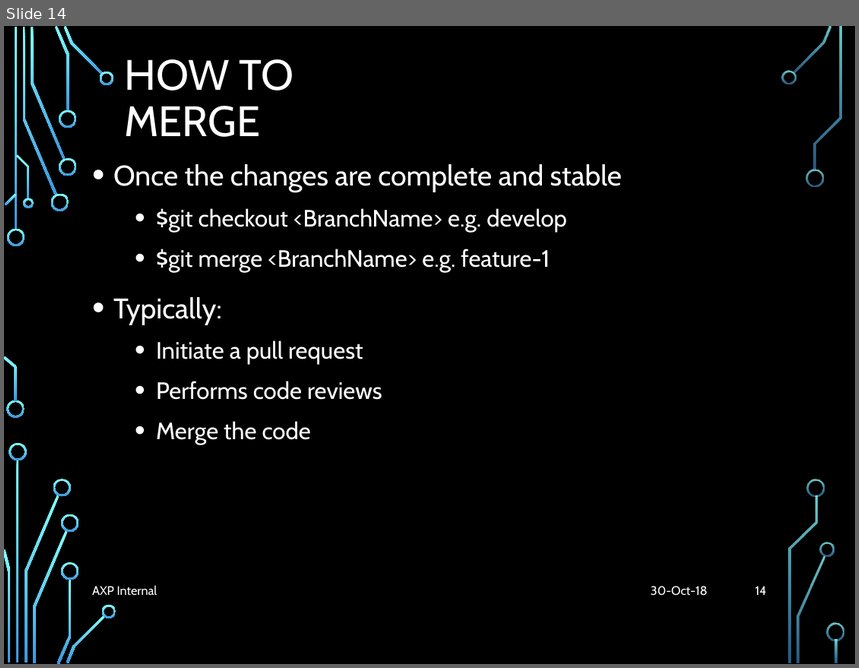
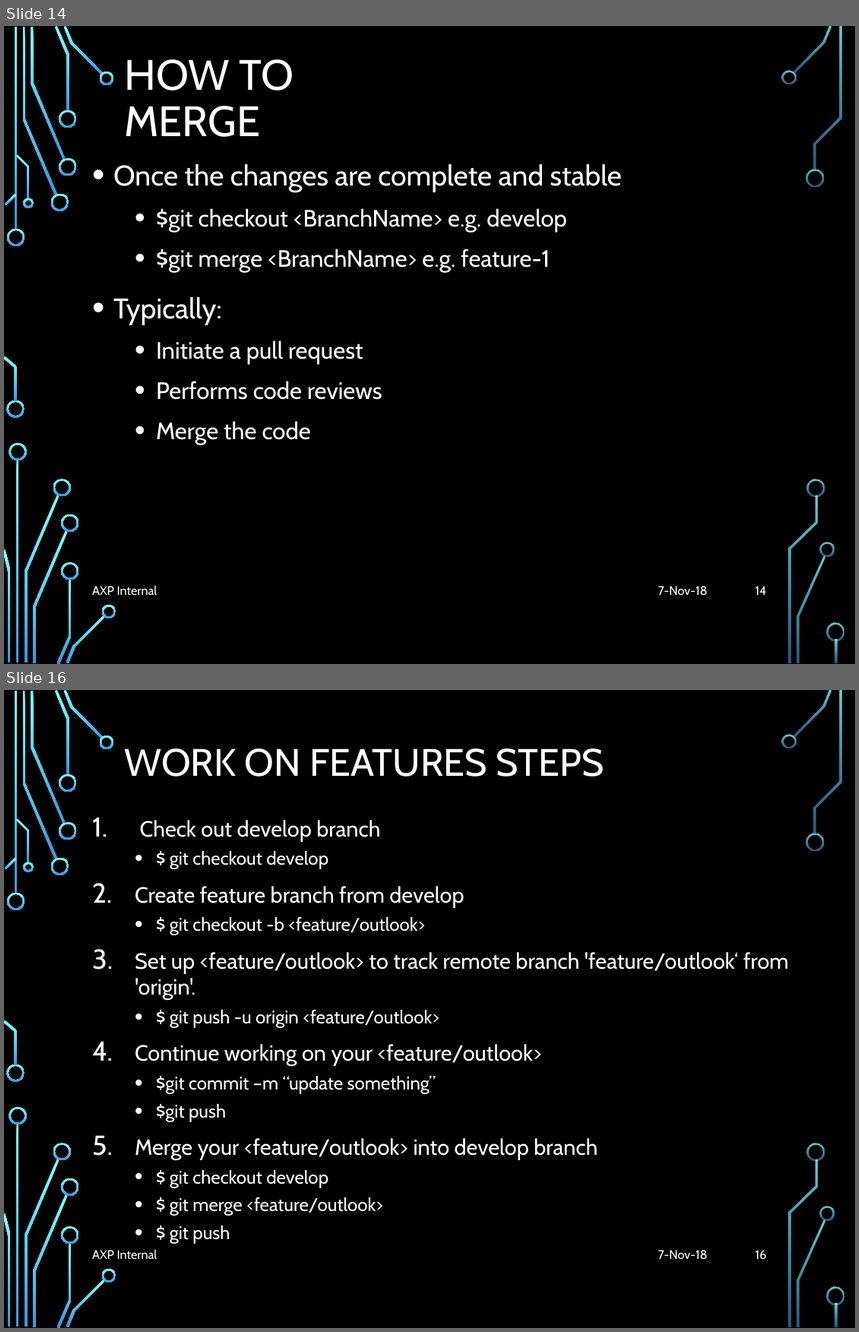
Before and after one commit to liyuan6006/GitStrategies, a slide deck: Branching.pptx. Shown one above the other, each under a label of ours: slide 14 before the commit, slides 14 and 16 after it; the slides between them are not shown. The pictures are 859x668 and 859x1332 pixels, drawn with LibreOffice and Linux fonts; fonts in the diff are those of the drawing; background and template pictures are left out. Boxes give left, top, right and bottom in pixels: in the first picture for what was removed or moved away, otherwise in the second. Text is boxed around its words. In the diff, an @@ line names an element or a change of style, - is before the commit and + after.

```diff
--- a/Branching.pptx
+++ b/Branching.pptx
@@ slide 16 added at [4,690,855,1328], background picture (left out); not listed: 36 template elements that a slide beside it also shows @@
@@ title added at [124,749,604,777], 32.4 pt, text #FFFFFF @@
+WORK ON FEATURES STEPS
@@ text added at [135,820,789,1244], 18.6 pt, text #FFFFFF @@
+1. Check out develop branch
+  • $ git checkout develop
+2. Create feature branch from develop
+  • $ git checkout -b <feature/outlook>
+3. Set up <feature/outlook> to track remote branch 'feature/outlook‘ from 'origin'.
+  • $ git push -u origin <feature/outlook>
+4. Continue working on your <feature/outlook>
+  • $git commit –m “update something”
+  • $git push
+5. Merge your <feature/outlook> into develop branch
+  • $ git checkout develop
+  • $ git merge <feature/outlook>
+  • $ git push
@@ text added at [92,1249,158,1259], 10.5 pt, text #FFFFFF @@
+AXP Internal
@@ text added at [658,1250,708,1260], 10.5 pt, text #FFFFFF @@
+7-Nov-18
@@ page number added at [756,1250,767,1260], 10.5 pt, text #FFFFFF @@
+16
@@ slide 14 changed as well @@
@@ text at [658,586,708,596]: text changed @@
-30-Oct-18
+7-Nov-18
```
Also in this commit, not shown: 14 other slides changed, 3 other slides added.
